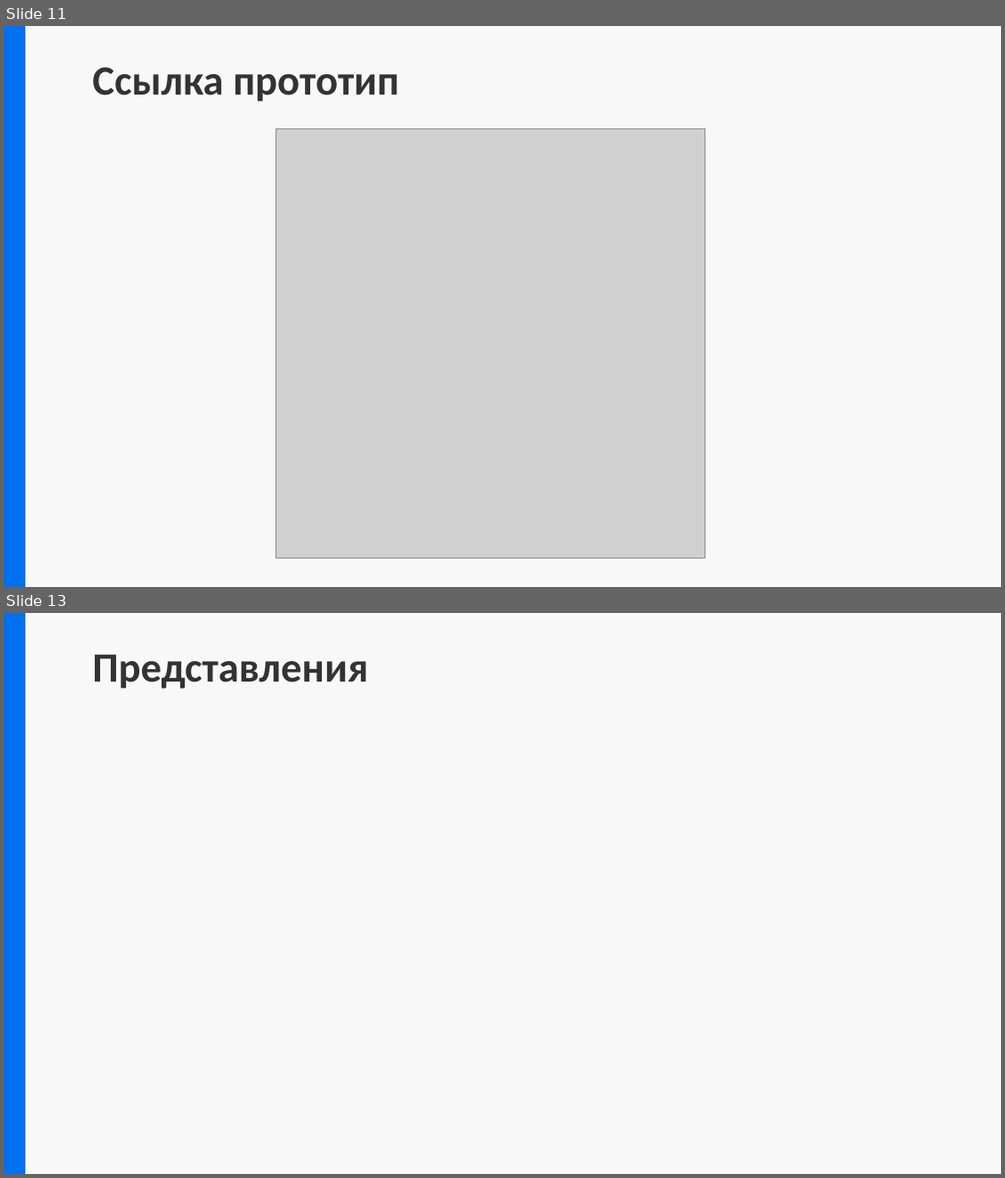
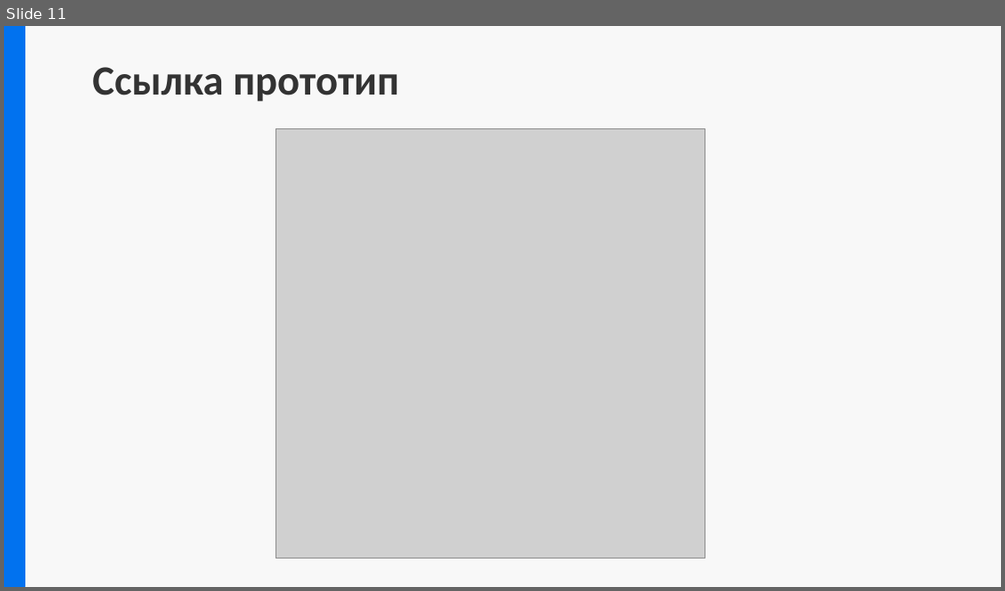
Before and after one commit to Comper123/MyCollege, a slide deck: docs/Предзащита.pptx. Shown one above the other, each under a label of ours: slides 11 and 13 before the commit, slide 11 after it; the slides between them are not shown. The pictures are 1005x1178 and 1005x591 pixels, drawn with LibreOffice and Linux fonts; fonts in the diff are those of the drawing; grey boxes stand for pictures. Boxes give left, top, right and bottom in pixels: in the first picture for what was removed or moved away, otherwise in the second. Text is boxed around its words. In the diff, an @@ line names an element or a change of style, - is before the commit and + after.

```diff
--- a/docs/Предзащита.pptx
+++ b/docs/Предзащита.pptx
@@ slide 13 removed at <box>4,613,1001,1174</box>, background #F8F8F8; not listed: 4 template elements that a slide beside it also shows @@
@@ rectangle removed at <box>4,613,24,1173</box> @@
@@ title removed at <box>92,654,368,689</box> @@
-Представления
@@ rectangle removed at <box>651,916,1001,1174</box> @@
```
Also in this commit, not shown: 1 slide changed, 6 slides added, 2 other slides removed, 13 other files.
